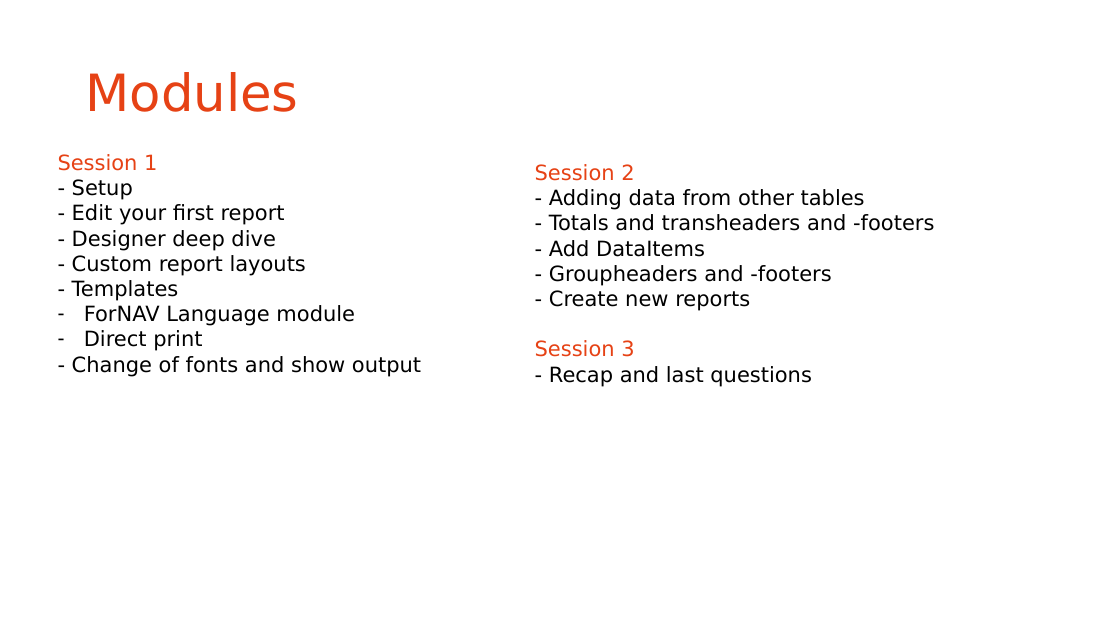
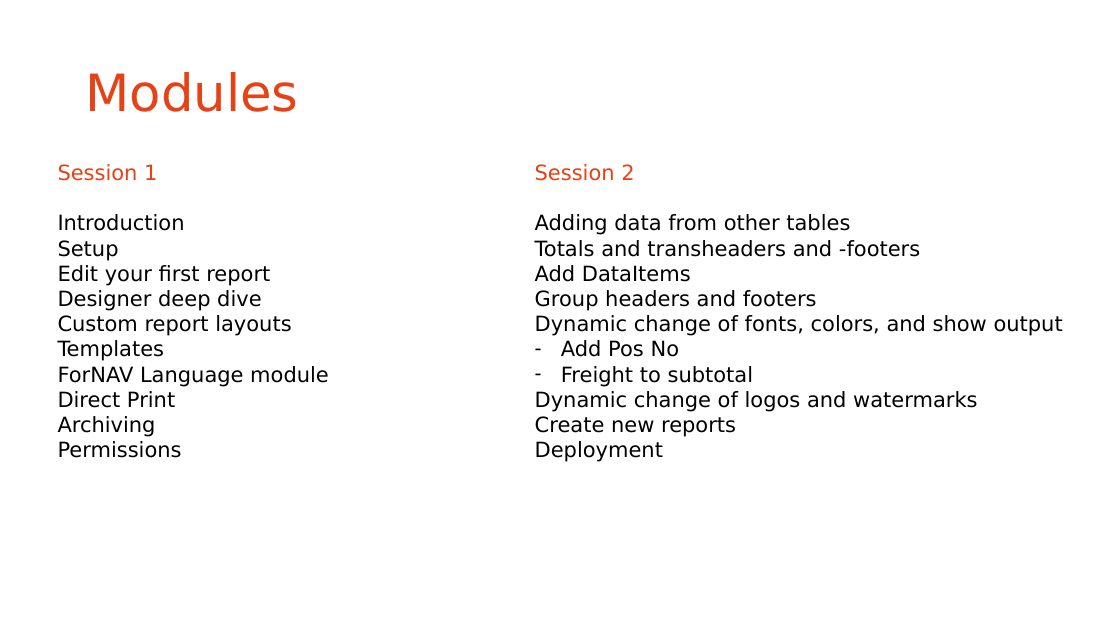
Before and after one commit to fornav/ForNav.Training.Modules, a slide deck: slide 2 of Powerpoint/Webinar.pptx. Drawn at 1120x630 pixels with LibreOffice and Linux fonts; fonts in the diff are those of the drawing; background and template pictures are left out. Boxes give left, top, right and bottom in pixels: in the first picture for what was removed or moved away, otherwise in the second. Text is boxed around its words. In the diff, an @@ line names an element or a change of style, - is before the commit and + after.

```diff
--- a/Powerpoint/Webinar.pptx
+++ b/Powerpoint/Webinar.pptx
@@ text "Session 1": place and size @@
-text "Session 1" at (58,154,421,377)
+text "Session 1" at (58,164,329,458)
@@ text at (58,214,291,361): text changed @@
-- Setup
-- Edit your first report
-- Designer deep dive
-- Custom report layouts
-- Templates
+Introduction
+Setup
+Edit your first report
+Designer deep dive
+Custom report layouts
+Templates
@@ text at (535,214,1063,462): text changed @@
-- Adding data from other tables
-- Totals and transheaders and -footers
-- Add DataItems
-- Groupheaders and -footers
-- Create new reports
-Session 3
-- Recap and last questions
+Adding data from other tables
+Totals and transheaders and -footers
+Add DataItems
+Group headers and footers
+Dynamic change of fonts, colors, and show output
+– Add Pos No
+– Freight to subtotal
+Dynamic change of logos and watermarks
+Create new reports
+Deployment
@@ text at (58,366,329,387): bullet - to none @@
@@ text at (58,391,182,458): text changed @@
-– Direct print
-- Change of fonts and show output
+Direct Print
+Archiving
+Permissions
```
Also in this commit, not shown: 1 other slide changed, 4 other files.
